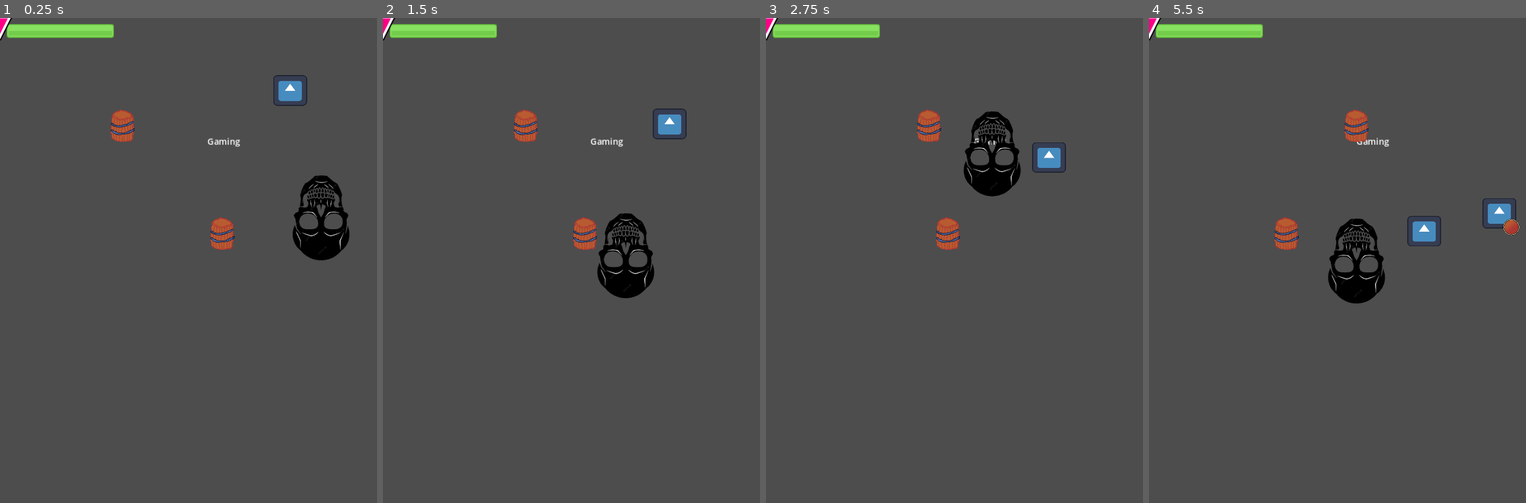
Above: before the commit, frames 1-4 (left to right).
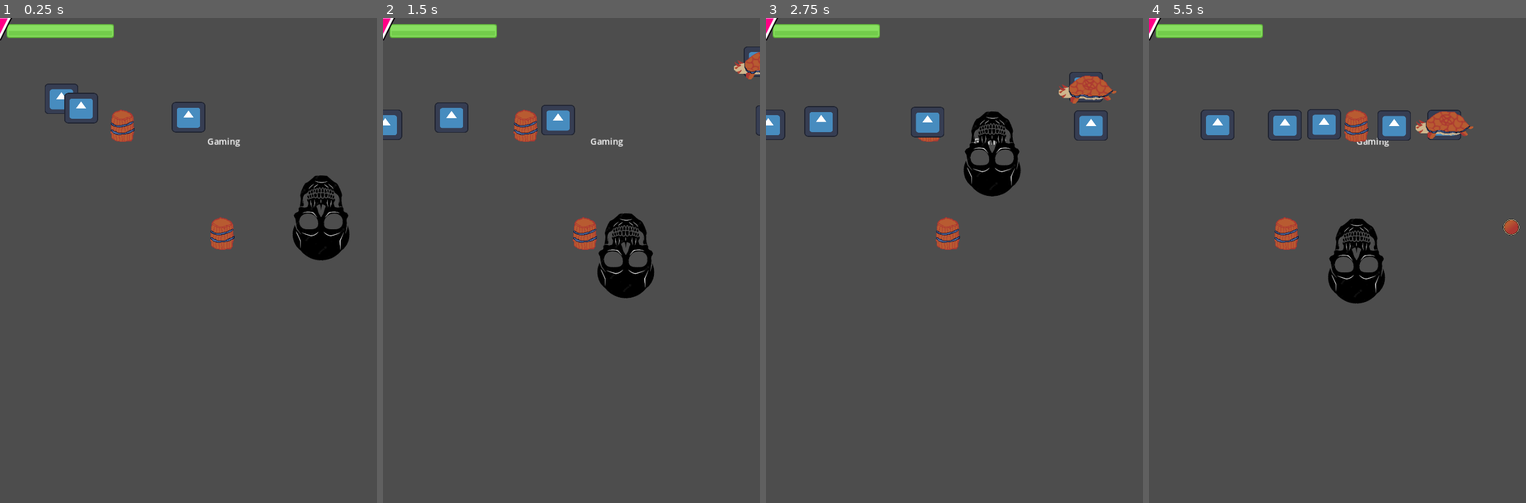
Above: after the commit, the same moments.

Repository: vaarnio/purgatory-gmtk2023
Game: Godot game, scene res://scenes/level1_valtteri.tscn
Same seed, same stepped clock (60 frames per second), same inputs: the game is played once before the commit and once after it. This scene is started directly instead of the project's main scene. The engine's default icon, where the game draws it, is replaced by a stand-in: a white triangle on a blue panel in a dark square.
Inputs (mouse positions are in pixels of both pictures, inside the frame that each line leads up to):
- Up to frame 1 (0.25 s): no input
- Up to frame 2 (1.5 s): tap Enter (ui_accept) at 0.5, 0.77 s; move the mouse to (654, 236) at 0.52 s; move the mouse to (496, 284) at 1.27 s
- Up to frame 3 (2.75 s): tap Enter (ui_accept) at 1.52 s; move the mouse to (992, 153) at 2.02 s
- Up to frame 4 (5.5 s): move the mouse to (1318, 357) at 2.77 s; tap Enter (ui_accept) at 3.02, 3.77, 4.52 s; move the mouse to (1450, 333) at 3.52 s; move the mouse to (1224, 187) at 4.27 s; move the mouse to (1356, 260) at 5.02 s

The runs differ from the first frame. In frame 1, 1.2% of the frame differs, in the area x 11-82%, y 11-24%; in frame 2, 1.5%; in frame 3, 2.2%; in frame 4, 2.5%, in the area x 13-98%, y 18-48%.

Commit message:
Merged main

Diff:
--- a/prefabs/frenemy.tscn
+++ b/prefabs/frenemy.tscn
@@ -10,3 +10,5 @@
 [node name="Sprite2D" type="Sprite2D" parent="."]
 scale = Vector2(0.490234, 0.443359)
 texture = ExtResource("2_ieark")
+
+[node name="Timer" type="Timer" parent="."]
--- a/scenes/level1_valtteri.tscn
+++ b/scenes/level1_valtteri.tscn
@@ -7,13 +7,15 @@
 [ext_resource type="Texture2D" uid="uid://bco2fr2brjr6h" path="res://assets/barHorizontal_green.png" id="4_cu0u2"]
 [ext_resource type="Script" path="res://scripts/Bullet.gd" id="5_12rb4"]
 [ext_resource type="Texture2D" uid="uid://dig6m74oxr3vx" path="res://assets/bullet.png" id="6_ln5bh"]
-[ext_resource type="PackedScene" uid="uid://c5m44qhpa8n54" path="res://prefabs/frenemy.tscn" id="7_4wfeo"]
 
 [sub_resource type="RectangleShape2D" id="RectangleShape2D_pafeb"]
 size = Vector2(108, 158)
 
 [sub_resource type="RectangleShape2D" id="RectangleShape2D_dutia"]
 size = Vector2(44, 84)
+
+[sub_resource type="RectangleShape2D" id="RectangleShape2D_mfwhr"]
+size = Vector2(1152, 200)
 
 [node name="Node2D" type="Node2D"]
 script = ExtResource("1_bxjtq")
@@ -58,12 +60,10 @@
 position = Vector2(-1, 0)
 shape = SubResource("RectangleShape2D_dutia")
 
-[node name="Frenemy" parent="." instance=ExtResource("7_4wfeo")]
-position = Vector2(540, 122)
-speed = 50
-target = Vector2(500, 500)
+[node name="spawn_area" type="Area2D" parent="."]
 
-[node name="Frenemy2" parent="." instance=ExtResource("7_4wfeo")]
-position = Vector2(1131, 630)
+[node name="CollisionShape2D" type="CollisionShape2D" parent="spawn_area"]
+position = Vector2(576, 101)
+shape = SubResource("RectangleShape2D_mfwhr")
 
 [connection signal="body_entered" from="Area2D" to="Area2D" method="_on_body_entered"]
--- a/scripts/Frenemy.gd
+++ b/scripts/Frenemy.gd
@@ -1,10 +1,19 @@
 extends CharacterBody2D
 
+var directionIsRight : bool = false
+@export var target_left = Vector2(0, 200)
+@export var target_right = Vector2(600, 200)
+
+@onready var timer = $Timer
+var rng = RandomNumberGenerator.new()
+
 @export var speed: int = 100
-@export var target: Vector2 = Vector2(0,0)
+@export var target: Vector2 = self.target_left
 
 func _ready():
-	pass
+	rng.randomize()
+	timer.wait_time = rng.randi_range(0.5,3)
+	print("Here I am")
 
 func _physics_process(delta):
 	velocity = position.direction_to(target) * speed
@@ -12,8 +21,29 @@
 	if position.distance_to(target) > 5:
 		move_and_slide()
 
+func roam():
+	print("mingling")
+	timer.connect("timeout", change_direction)
+	timer.one_shot = false
+	timer.start()
+
+func stop_roam():
+	timer.stop()
+
+func change_direction():
+	print("chaning direction")
+	if self.directionIsRight:
+		set_target(self.target_left)
+		self.directionIsRight = false
+	else:
+		set_target((self.target_right))
+		self.directionIsRight = true
+
 func set_target(value):
 	self.target = value
 
 func set_speed(value):
 	self.speed = value
+
+func _moveTo(location: Vector2):
+	global_position = location
--- a/scripts/blocking_enemy.gd
+++ b/scripts/blocking_enemy.gd
@@ -5,11 +5,14 @@
 @export var target_right = Vector2(600, 200)
 
 @onready var timer = $Timer
+var rng = RandomNumberGenerator.new()
 
 @export var speed: int = 100
 @export var target: Vector2 = self.target_left
 
 func _ready():
+	rng.randomize()
+	timer.wait_time = rng.randi_range(1,3)
 	print("Here I am")
 
 func _physics_process(delta):
--- a/scripts/level1logic.gd
+++ b/scripts/level1logic.gd
@@ -1,7 +1,15 @@
 extends Node2D
 
-const blEnemySc = preload("res://prefabs/blocking_enemy.tscn")
+const blenemySc = preload("res://prefabs/blocking_enemy.tscn")
 const barrelSc = preload("res://prefabs/barrel.tscn")
+const frenemySc = preload("res://prefabs/frenemy.tscn")
+
+var rng = RandomNumberGenerator.new()
+@onready var spawn_extents = $spawn_area/CollisionShape2D.shape.extents
+
+# how many enemies of each type to spawn per wave
+var wave_frenemies = 5
+var wave_blenemies = 1
 
 # Called when the node enters the scene tree for the first time.
 func _ready():
@@ -9,14 +17,40 @@
 	#_spawn_blEnemy(Vector2(320,320))
 	_spawn_barrel(Vector2(220,200))
 	_spawn_barrel(Vector2(420,400))
+	rng.randomize()
+	_spawn_wave()
+	print(spawn_extents)
 	pass # Replace with function body.
 
+func _spawn_wave():
+	print("spawning a new wave of enemies")
+	_get_random_spawn()
+	#spawn frenemies
+	for i in range(0, wave_frenemies, 1):
+		self._spawn_frenemy(_get_random_spawn())
 
-func _spawn_blEnemy(spawnLoc: Vector2):
-	var blEnemy = blEnemySc.instantiate()
-	blEnemy._moveTo(spawnLoc)
-	add_child(blEnemy)
-	blEnemy.roam()
+	#spawn blenemies
+	for i in range(0, wave_blenemies, 1):
+		self._spawn_blenemy(_get_random_spawn())
+
+func _get_random_spawn():
+	var random_pos_x = rng.randi_range(0, spawn_extents.x * 2)
+	var random_pos_y = rng.randi_range(0, spawn_extents.y * 2)
+	var random_vector = Vector2(random_pos_x, random_pos_y)
+	print(random_vector)
+	return random_vector
+
+func _spawn_blenemy(spawnLoc: Vector2):
+	var blenemy = blenemySc.instantiate()
+	blenemy._moveTo(spawnLoc)
+	add_child(blenemy)
+	blenemy.roam()
+
+func _spawn_frenemy(spawnLoc: Vector2):
+	var frenemy = frenemySc.instantiate()
+	frenemy._moveTo(spawnLoc)
+	add_child(frenemy)
+	frenemy.roam()
 
 func _spawn_barrel(spawnLoc: Vector2):
 	var barrel = barrelSc.instantiate()
